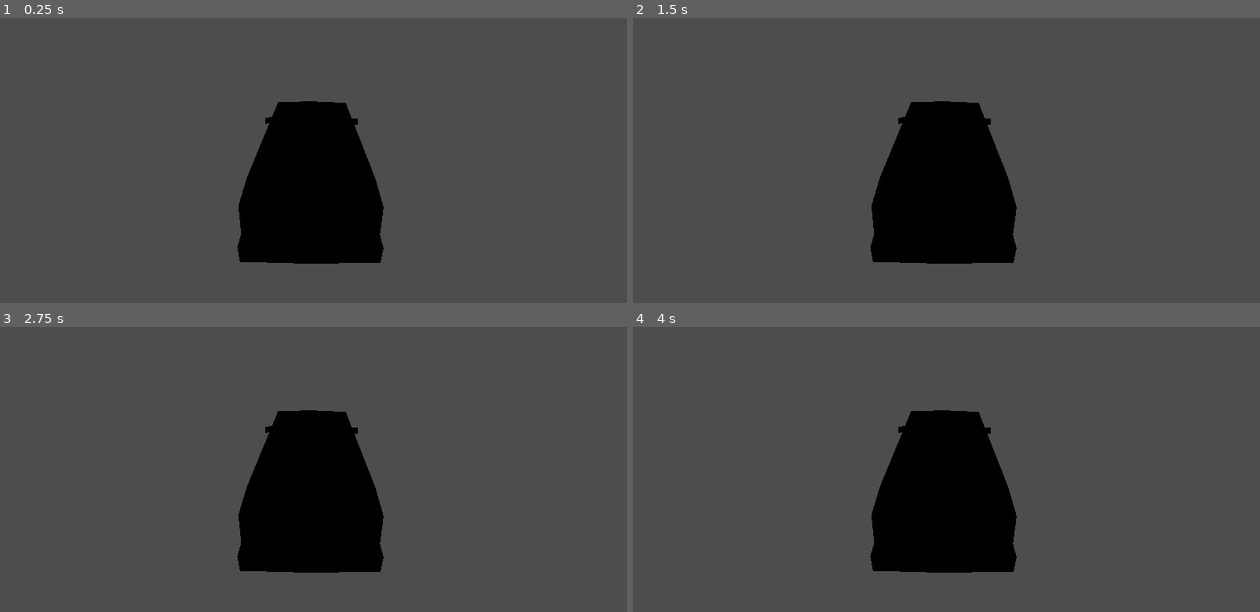
Above: before the commit, frames 1-4 (two rows, left to right).
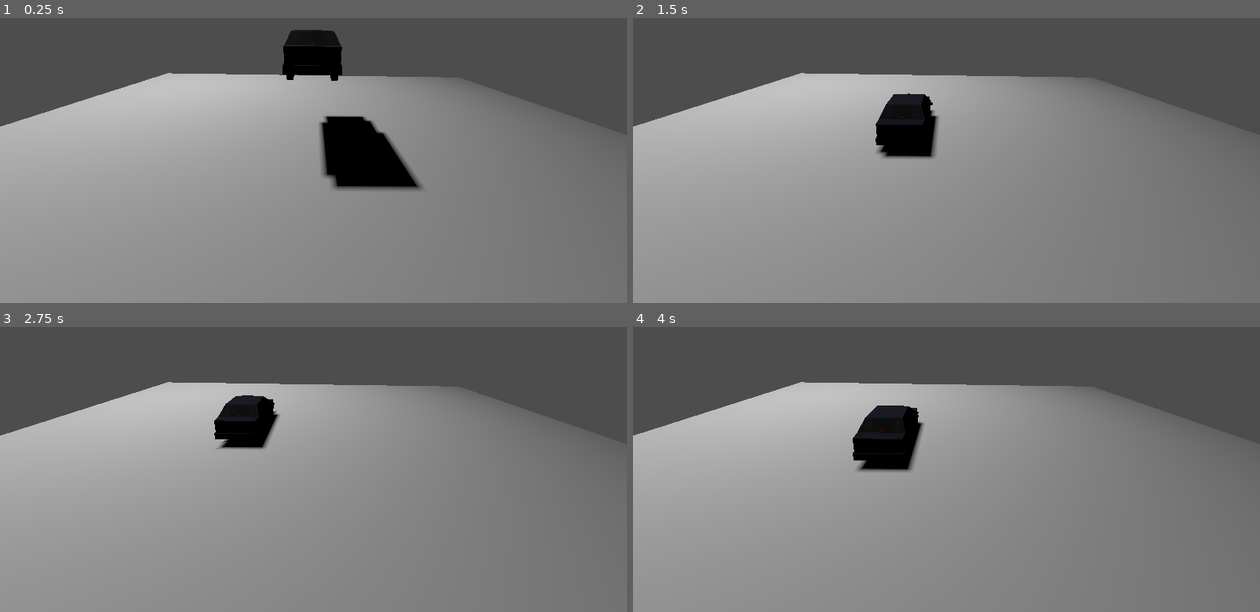
Above: after the commit, the same moments.

Repository: hypercomrade/psx-racer
Game: Godot game, scene res://world.tscn
The game is run twice, just before and just after one commit, with the same random seed, the same clock (stepped at 60 frames per second) and the same inputs.
Inputs:
- Up to frame 1 (0.25 s): no input
- Up to frame 2 (1.5 s): tap Enter (ui_accept) at 0.5, 0.77 s; hold D (right) 0.53-1.28 s; hold S (reverse) from 1.28 s (still down)
- Up to frame 3 (2.75 s): tap Enter (ui_accept) at 1.52 s; release S (reverse) at 2.03 s; hold D (right) from 2.03 s (still down)
- Up to frame 4 (4 s): release D (right) at 2.78 s; hold W (forward) 2.78-3.53 s; tap Enter (ui_accept) at 3.02, 3.77 s; hold A (left) from 3.53 s (still down)

The runs differ from the first frame. In frame 1, 74% of the frame differs, in the area x 0-100%, y 4-100%; in frame 2, 73%; in frame 3, 74%, in the area x 0-100%, y 19-100%; in frame 4, 74%.

Commit message:
Change car physics and make meshnet a child of characterbody3d

Diff:
--- a/pc.tscn
+++ b/pc.tscn
@@ -3,22 +3,26 @@
 [ext_resource type="ArrayMesh" uid="uid://ben5a1u3oqk4i" path="res://models/Car 02/Car2.obj" id="1_ukbfy"]
 [ext_resource type="Script" uid="uid://cj6vnhmg3sx1x" path="res://character_body_3d.gd" id="2_crfiw"]
 
-[sub_resource type="SphereShape3D" id="SphereShape3D_ukbfy"]
-radius = 1.5009065
+[sub_resource type="BoxShape3D" id="BoxShape3D_crfiw"]
+size = Vector3(2.3701782, 1.8807373, 5.668213)
 
 [node name="pc" type="Node3D"]
-
-[node name="Camera3D" type="Camera3D" parent="."]
-transform = Transform3D(-0.99987316, 0.012054846, 0.010410617, 0.015360132, 0.90272576, 0.42994225, -0.0042150444, 0.43004763, -0.9027964, 0.016781926, 4.311693, -5.8163424)
-
-[node name="MeshInstance3D" type="MeshInstance3D" parent="."]
-layers = 1023
-gi_mode = 2
-mesh = ExtResource("1_ukbfy")
 
 [node name="CharacterBody3D" type="CharacterBody3D" parent="."]
 script = ExtResource("2_crfiw")
 
+[node name="Camera3D" type="Camera3D" parent="CharacterBody3D"]
+transform = Transform3D(-0.99987316, 0.012054846, 0.010410617, 0.015360132, 0.90272576, 0.42994225, -0.0042150444, 0.43004763, -0.9027964, 0.016781926, 4.311693, -5.8163424)
+top_level = true
+fov = 80.2
+near = 0.019
+
 [node name="CollisionShape3D" type="CollisionShape3D" parent="CharacterBody3D"]
-transform = Transform3D(1, 0, 0, 0, 1, 0, 0, 0, 1, 0, 1.4497247, 0)
-shape = SubResource("SphereShape3D_ukbfy")
+transform = Transform3D(1, 0, 0, 0, 1, 0, 0, 0, 1, 0.10272169, 1.0223707, 0.120476484)
+shape = SubResource("BoxShape3D_crfiw")
+
+[node name="MeshInstance3D" type="MeshInstance3D" parent="CharacterBody3D"]
+layers = 1023
+gi_mode = 2
+mesh = ExtResource("1_ukbfy")
+skeleton = NodePath("../..")
--- a/world.tscn
+++ b/world.tscn
@@ -30,7 +30,7 @@
 debug_color = Color(0.88574857, 0.24311858, 0.5745564, 0.41960785)
 
 [node name="pc" parent="." instance=ExtResource("1_f3sb7")]
-transform = Transform3D(1, 0, 0, 0, 1, 0, 0, 0, 1, 0, 46.108536, 6.0397005)
+transform = Transform3D(1, 0, 0, 0, 1, 0, 0, 0, 1, 0, 2.3423805, 6.0397005)
 
 [node name="OmniLight3D" type="OmniLight3D" parent="."]
 transform = Transform3D(1, 0, 0, 0, 1, 0, 0, 0, 1, 12.461923, 22.793457, 12.377712)
@@ -39,4 +39,4 @@
 light_volumetric_fog_energy = 3.865
 light_size = 2.45
 shadow_enabled = true
-omni_range = 29.549
+omni_range = 56.379
